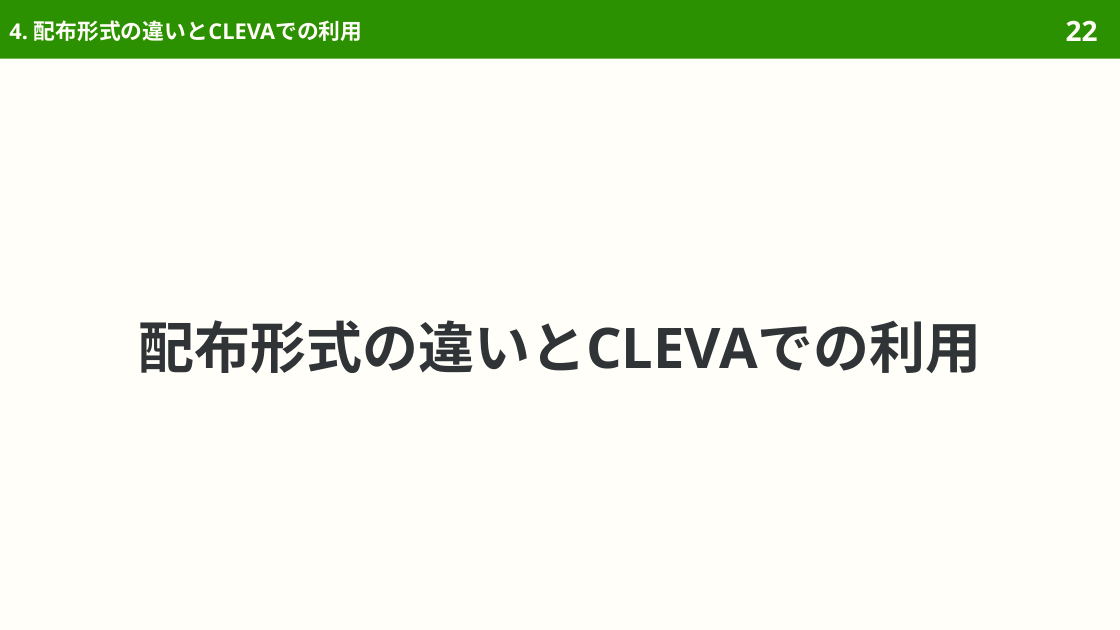
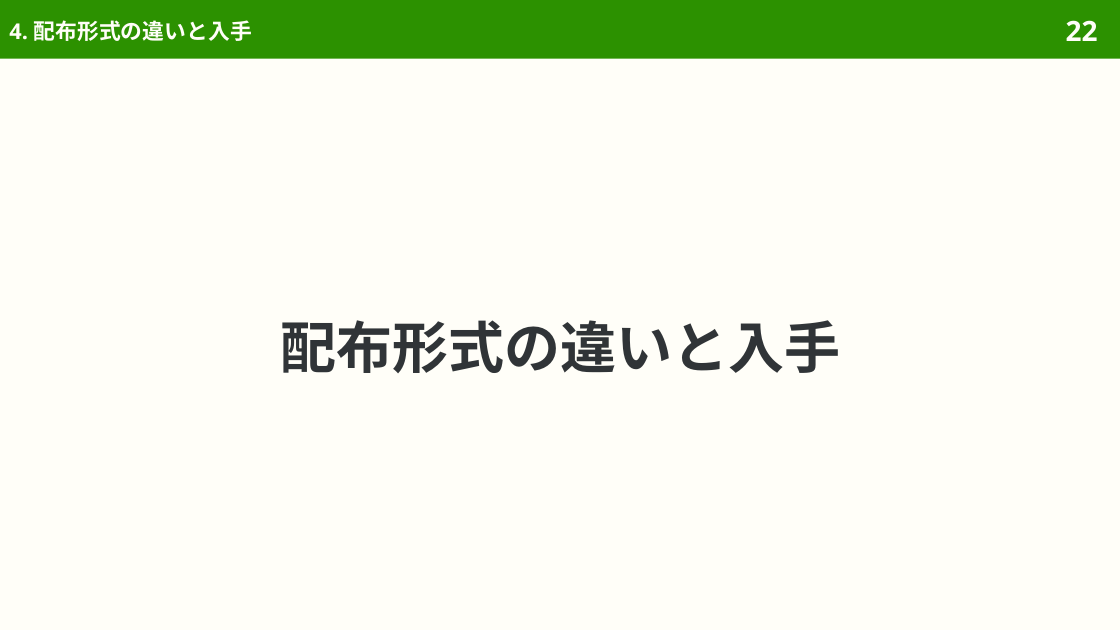
Before and after one commit to sasakiy84/datasets-in-10-minutes, a slide deck: slide 22 of slides/datasets-in-10-minutes-chid.pptx. Drawn at 1120x630 pixels with LibreOffice and Linux fonts; fonts in the diff are those of the drawing. Boxes give left, top, right and bottom in pixels: in the first picture for what was removed or moved away, otherwise in the second. Text is boxed around its words. In the diff, an @@ line names an element or a change of style, - is before the commit and + after.

```diff
--- a/slides/datasets-in-10-minutes-chid.pptx
+++ b/slides/datasets-in-10-minutes-chid.pptx
@@ title at (9, 20, 252, 41): text changed @@
-4. 配布形式の違いとCLEVAでの利用
+4. 配布形式の違いと入手
@@ title at (280, 320, 840, 373): text changed @@
-配布形式の違いとCLEVAでの利用
+配布形式の違いと入手
```
Also in this commit, not shown: 12 other slides changed, 2 slides removed, 47 other files.
